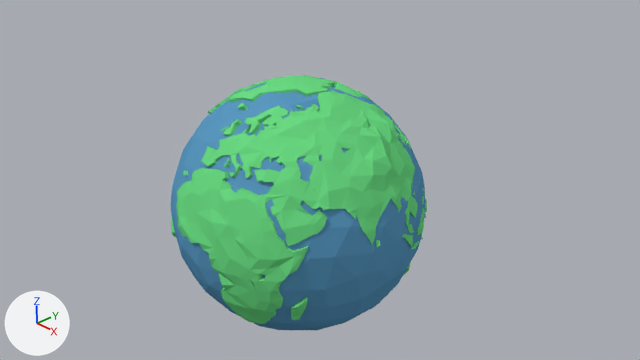
One commit to the Blender file blender/planet_004.blend: the scene before it, then after it.
The view is the same before and after, from the file's camera 'Camera'. The axes (+X, +Y, +Z) are drawn at lower left. The lights are the same throughout.

The first picture shows 'ocean', 'world'.
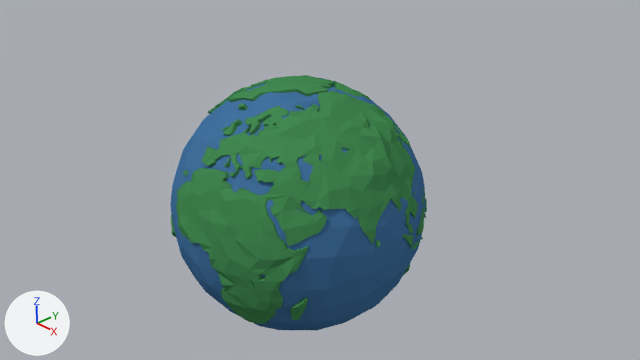
Boxes [x1, y1, x2, y2] around the edits, measured in the pictures (640 x 360 px):
'world', recoloured
    both: [171, 75, 427, 324]
'ocean', recoloured
    both: [171, 78, 425, 330]

The edits, one by one:
Material 'world' (mat_world) changes colour from green #6bdb83 to green #438a52; in linear values from (0.147, 0.708, 0.227) to (0.0566, 0.253, 0.0852).
Material 'sea' (mat_sea) changes colour from blue #5a98c0 to blue #4271a0; in linear values from (0.102, 0.314, 0.527) to (0.054, 0.166, 0.351).
